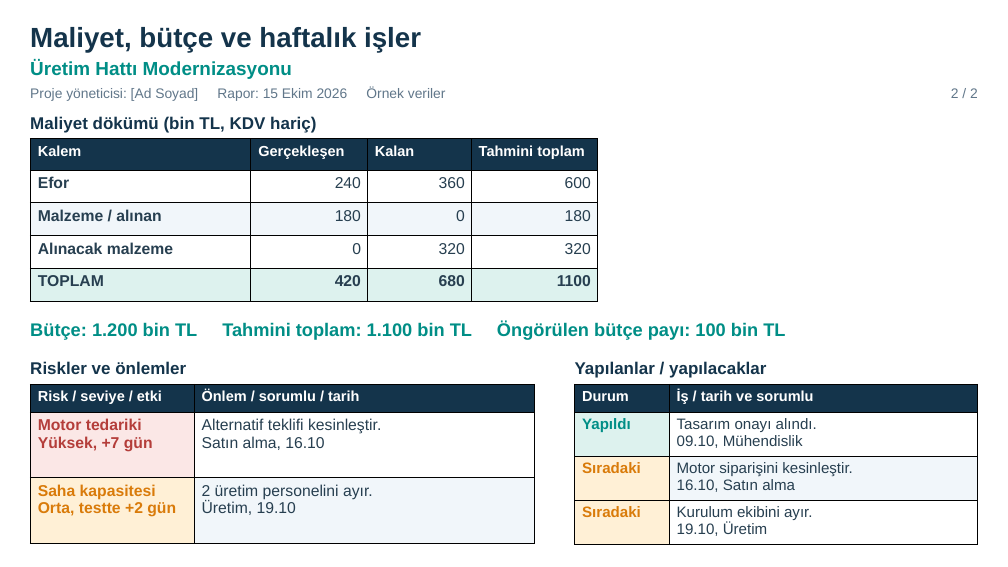
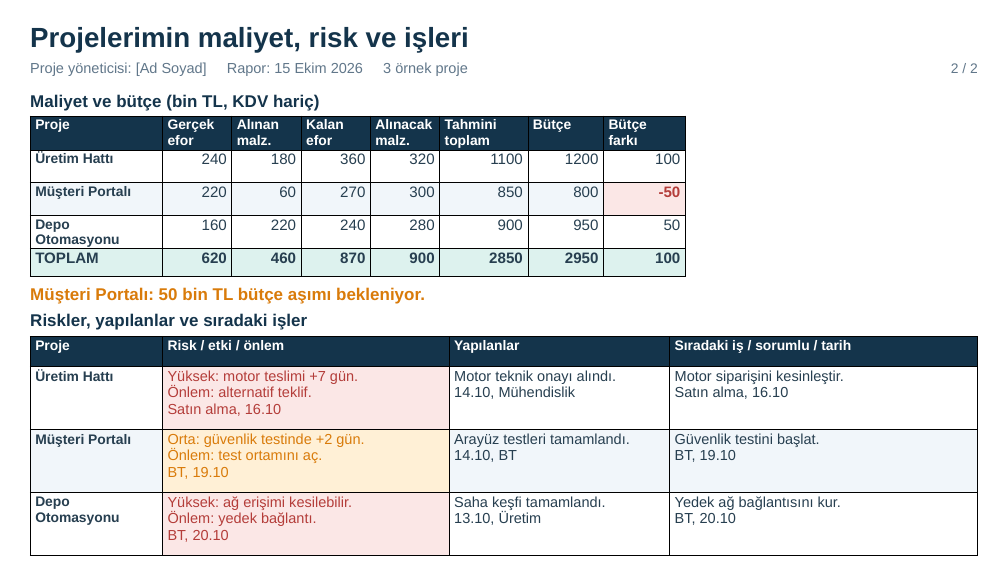
Before and after one commit to ermvrs/proje-takvimi, a slide deck: slide 2 of Proje_Takvimi.pptx. Drawn at 1008x567 pixels with LibreOffice and Linux fonts; fonts in the diff are those of the drawing. Boxes give left, top, right and bottom in pixels: in the first picture for what was removed or moved away, otherwise in the second. Text is boxed around its words. In the diff, an @@ line names an element or a change of style, - is before the commit and + after.

Commit message:
Adapt two-page project calendar to a single manager's portfolio

```diff
--- a/Proje_Takvimi.pptx
+++ b/Proje_Takvimi.pptx
@@ text at (x1=30, y1=27, x2=469, y2=52): text changed @@
-Maliyet, bütçe ve haftalık işler
+Projelerimin maliyet, risk ve işleri
@@ text "2 / 2" moved from (x1=951, y1=88, x2=978, y2=98) to (x1=951, y1=63, x2=978, y2=73) @@
@@ text at (x1=30, y1=62, x2=468, y2=76): text changed; size 16.5 to 17.2 pt @@
-Proje yöneticisi: [Ad Soyad] Rapor: 15 Ekim 2026 Örnek veriler
+Proje yöneticisi: [Ad Soyad] Rapor: 15 Ekim 2026 3 örnek proje
@@ text removed at (x1=30, y1=60, x2=292, y2=79) @@
-Üretim Hattı Modernizasyonu
@@ text at (x1=30, y1=94, x2=319, y2=111): text changed @@
-Maliyet dökümü (bin TL, KDV hariç)
+Maliyet ve bütçe (bin TL, KDV hariç)
@@ table added at (x1=30, y1=116, x2=686, y2=276), 5 rows, 8 columns @@
+Proje | Gerçek / efor | Alınan / malz. | Kalan / efor | Alınacak / malz. | Tahmini / toplam | Bütçe | Bütçe / farkı
+Üretim Hattı | 240 | 180 | 360 | 320 | 1100 | 1200 | 100
+Müşteri Portalı | 220 | 60 | 270 | 300 | 850 | 800 | -50
+Depo Otomasyonu | 160 | 220 | 240 | 280 | 900 | 950 | 50
+TOPLAM | 620 | 460 | 870 | 900 | 2850 | 2950 | 100
@@ table removed at (x1=30, y1=138, x2=597, y2=301), 5 rows, 4 columns @@
-Kalem | Gerçekleşen | Kalan | Tahmini toplam
-Efor | 240 | 360 | 600
-Malzeme / alınan | 180 | 0 | 180
-Alınacak malzeme | 0 | 320 | 320
-TOPLAM | 420 | 680 | 1100
@@ text added at (x1=30, y1=287, x2=425, y2=304), 20.2 pt, text #D97B0A, bold @@
+Müşteri Portalı: 50 bin TL bütçe aşımı bekleniyor.
@@ text removed at (x1=30, y1=322, x2=785, y2=340) @@
-Bütçe: 1.200 bin TL Tahmini toplam: 1.100 bin TL Öngörülen bütçe payı: 100 bin TL
@@ text added at (x1=30, y1=313, x2=307, y2=330), 20.2 pt, text #14344B, bold @@
+Riskler, yapılanlar ve sıradaki işler
@@ table added at (x1=30, y1=336, x2=978, y2=555), 4 rows, 4 columns @@
+Proje | Risk / etki / önlem | Yapılanlar | Sıradaki iş / sorumlu / tarih
+Üretim Hattı | Yüksek: motor teslimi +7 gün. / Önlem: alternatif teklif. / Satın alma, 16.10 | Motor teknik onayı alındı. / 14.10, Mühendislik | Motor siparişini kesinleştir. / Satın alma, 16.10
+Müşteri Portalı | Orta: güvenlik testinde +2 gün. / Önlem: test ortamını aç. / BT, 19.10 | Arayüz testleri tamamlandı. / 14.10, BT | Güvenlik testini başlat. / BT, 19.10
+Depo Otomasyonu | Yüksek: ağ erişimi kesilebilir. / Önlem: yedek bağlantı. / BT, 20.10 | Saha keşfi tamamlandı. / 13.10, Üretim | Yedek ağ bağlantısını kur. / BT, 20.10
@@ text removed at (x1=30, y1=361, x2=186, y2=374) @@
-Riskler ve önlemler
@@ table removed at (x1=30, y1=384, x2=534, y2=542), 3 rows, 2 columns @@
-Risk / seviye / etki | Önlem / sorumlu / tarih
-Motor tedariki / Yüksek, +7 gün | Alternatif teklifi kesinleştir. / Satın alma, 16.10
-Saha kapasitesi / Orta, testte +2 gün | 2 üretim personelini ayır. / Üretim, 19.10
@@ table removed at (x1=574, y1=384, x2=977, y2=544), 4 rows, 2 columns @@
-Durum | İş / tarih ve sorumlu
-Yapıldı | Tasarım onayı alındı. / 09.10, Mühendislik
-Sıradaki | Motor siparişini kesinleştir. / 16.10, Satın alma
-Sıradaki | Kurulum ekibini ayır. / 19.10, Üretim
@@ text removed at (x1=575, y1=361, x2=766, y2=378) @@
-Yapılanlar / yapılacaklar
```
Also in this commit, not shown: 1 other slide changed, 4 other files.
